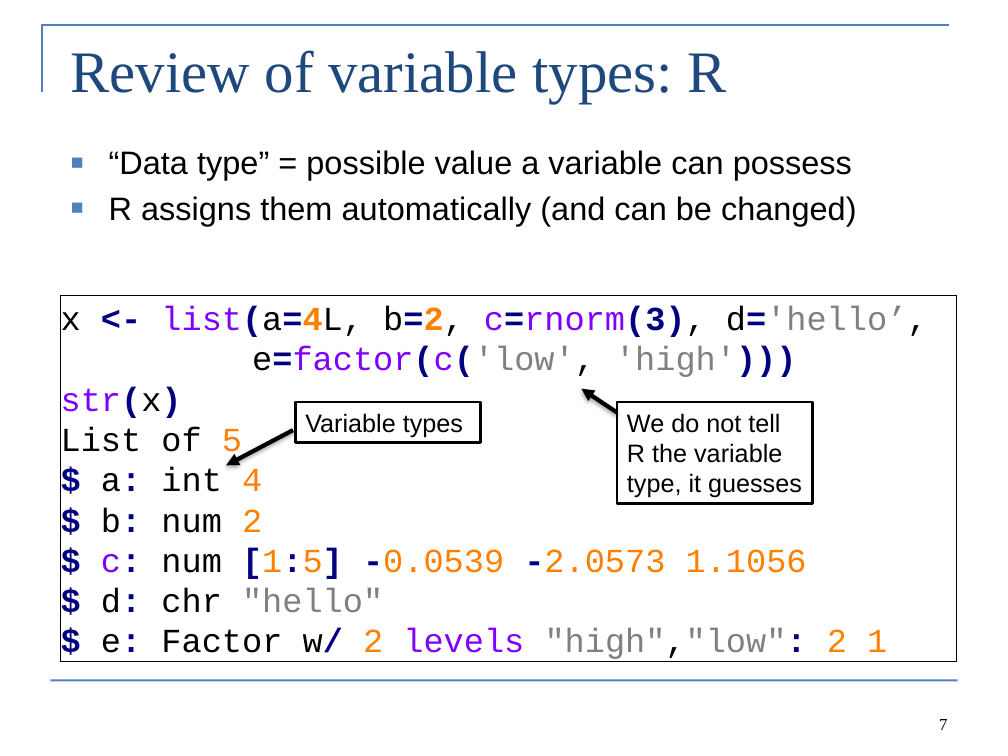
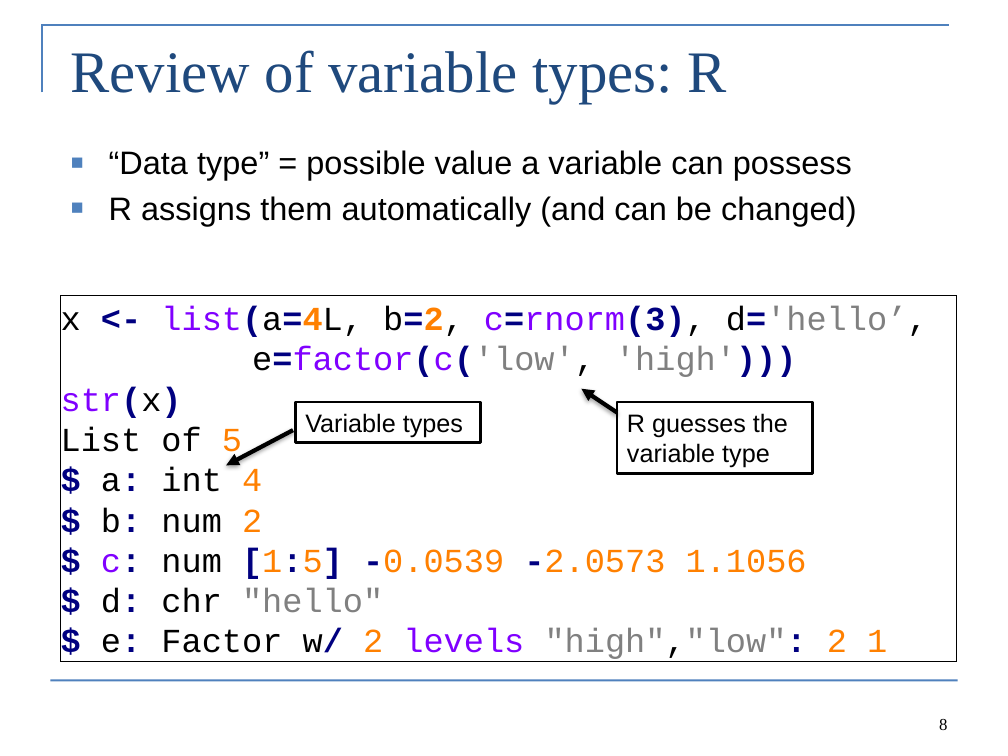
Before and after one commit to Cole-Monnahan-NOAA/tmb_workshop, a slide deck: slide 8 of day2/lecture2_TMB_syntax_eng.pptx (slide 7 before the commit). Drawn at 1008x756 pixels with LibreOffice and Linux fonts; fonts in the diff are those of the drawing. Boxes give left, top, right and bottom in pixels: in the first picture for what was removed or moved away, otherwise in the second. Text is boxed around its words. In the diff, an @@ line names an element or a change of style, - is before the commit and + after.

```diff
--- a/day2/lecture2_TMB_syntax_eng.pptx
+++ b/day2/lecture2_TMB_syntax_eng.pptx
@@ rectangle "R guesses the variable type": place and size @@
-rectangle "R guesses the variable type" at box(617, 402, 812, 504)
+rectangle "R guesses the variable type" at box(617, 402, 812, 474)
@@ text in rectangle at box(627, 413, 788, 468): text changed @@
-We do not tell R the variable type, it guesses
+R guesses the variable type
@@ page number at box(939, 719, 947, 730): text changed @@
-7
+8
```
Also in this commit, not shown: 7 other slides changed, 1 slide added, 1 slide removed, 1 other file.
